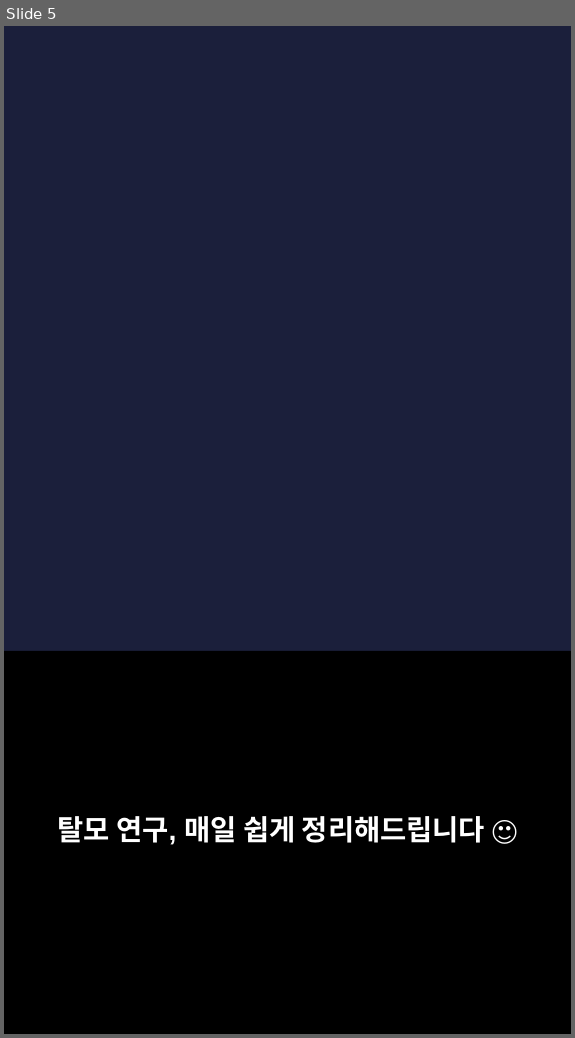
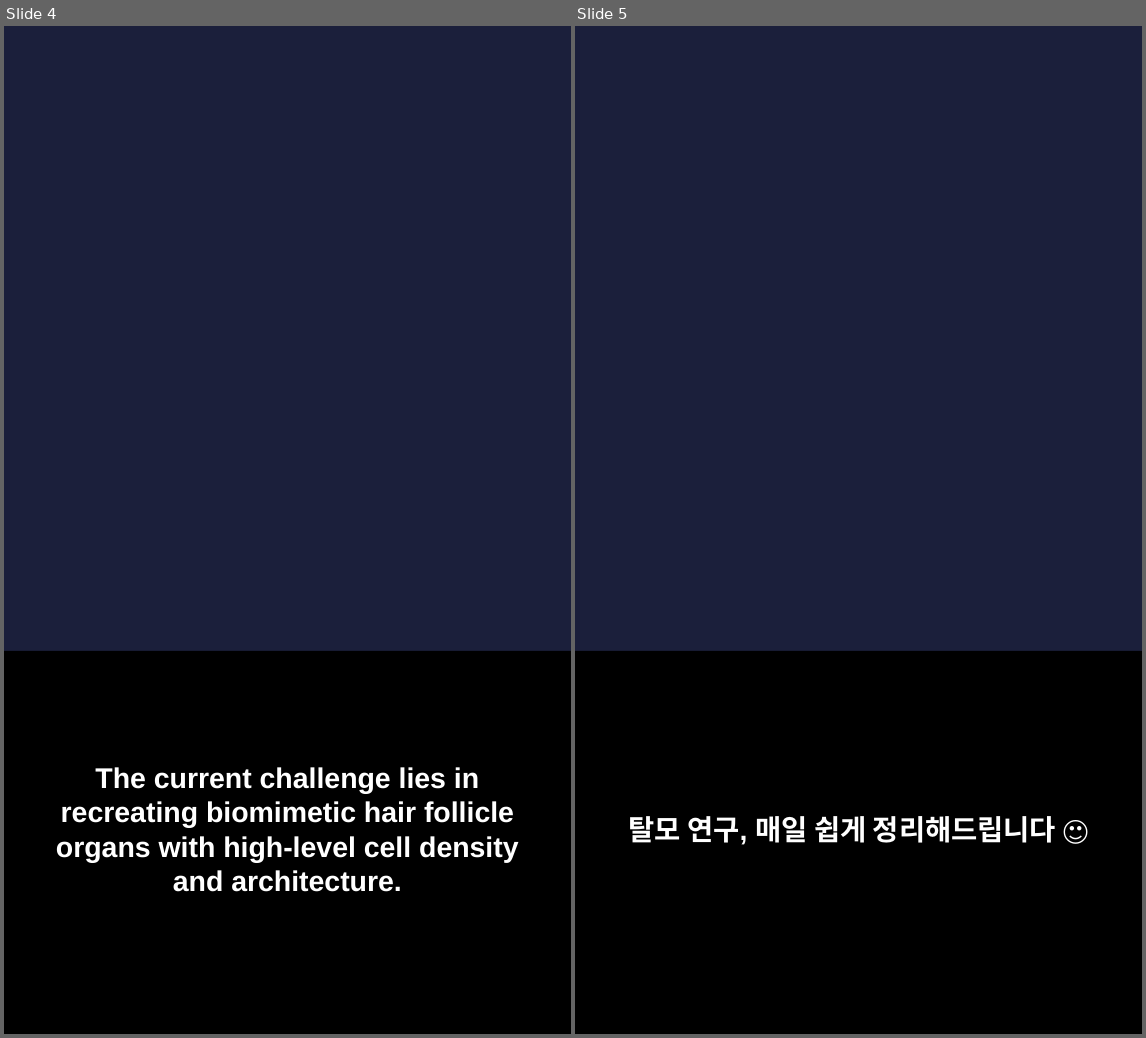
Before and after one commit to hyokang2010-BJ-ANTH/product-builder-test, a slide deck: pwa/data/latest/slides.pptx. Shown side by side, each under a label of ours: slide 5 before the commit, slides 4 and 5 after it. The pictures are 575x1038 and 1146x1038 pixels, drawn with LibreOffice and Linux fonts; fonts in the diff are those of the drawing; background and template pictures are left out. Boxes give left, top, right and bottom in pixels: in the first picture for what was removed or moved away, otherwise in the second. Text is boxed around its words. In the diff, an @@ line names an element or a change of style, - is before the commit and + after.

```diff
--- a/pwa/data/latest/slides.pptx
+++ b/pwa/data/latest/slides.pptx
@@ slide 4 added at bbox=[4, 26, 571, 1034], background picture (left out) @@
@@ rectangle added at bbox=[4, 651, 571, 1033], fill #000000 @@
@@ text added at bbox=[56, 767, 519, 892], 22 pt, text #FFFFFF, bold @@
+The current challenge lies in recreating biomimetic hair follicle organs with high-level cell density and architecture.
```
Also in this commit, not shown: 2 slides changed, 4 other slides added, 5 slides removed, 26 other files.
